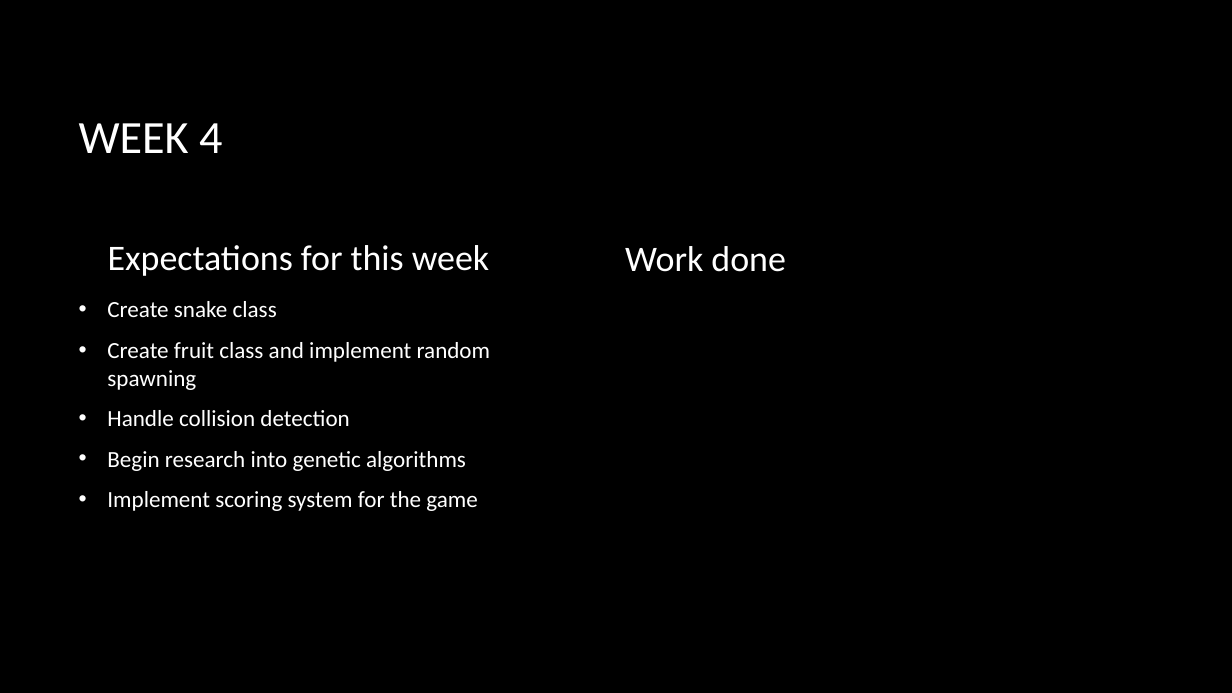
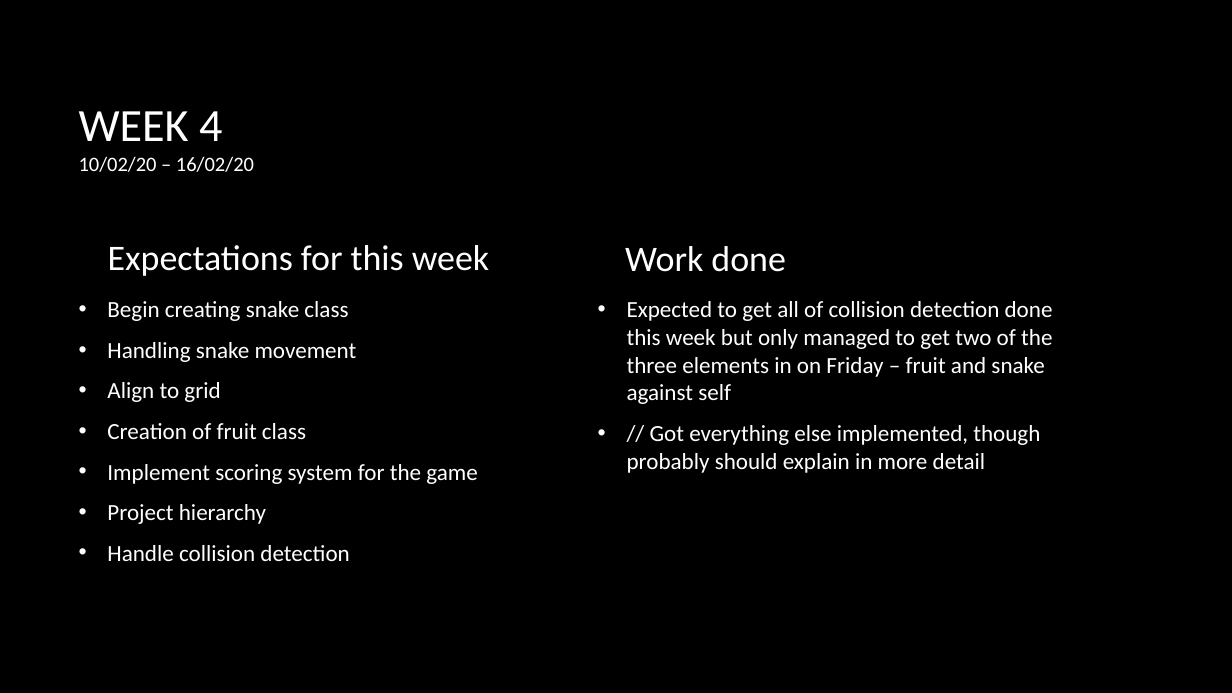
Before and after one commit to LewisGraydon/FinalYearProject2020, a slide deck: slide 4 of DevelopmentDiaryGPP.pptx. Drawn at 1232x693 pixels with LibreOffice and Linux fonts; fonts in the diff are those of the drawing; background and template pictures are left out. Boxes give left, top, right and bottom in pixels: in the first picture for what was removed or moved away, otherwise in the second. Text is boxed around its words. In the diff, an @@ line names an element or a change of style, - is before the commit and + after.

Commit message:
Final tweaks to collision detection. Added random fruit spawning, win state as well as commented a bunch of my code for readability.

```diff
--- a/DevelopmentDiaryGPP.pptx
+++ b/DevelopmentDiaryGPP.pptx
@@ title at box(79, 111, 254, 172): text changed; size 36 to 16 pt @@
-WEEK 4
+WEEK 4
+10/02/20 – 16/02/20
@@ text at box(107, 301, 477, 524): text changed @@
-• Create snake class
-• Create fruit class and implement random spawning
+• Begin creating snake class
+• Handling snake movement
+• Align to grid
+• Creation of fruit class
+• Implement scoring system for the game
+• Project hierarchy
@@ text added at box(627, 301, 1053, 473), 18 pt, text #FFFFFF @@
+• Expected to get all of collision detection done this week but only managed to get two of the three elements in on Friday – fruit and snake against self
+• // Got everything else implemented, though probably should explain in more detail
@@ text at box(107, 451, 477, 511): paragraphs removed @@
-• Begin research into genetic algorithms
-• Implement scoring system for the game
```
Also in this commit, not shown: 2 other slides changed, 8 slides added, 10 other files.
